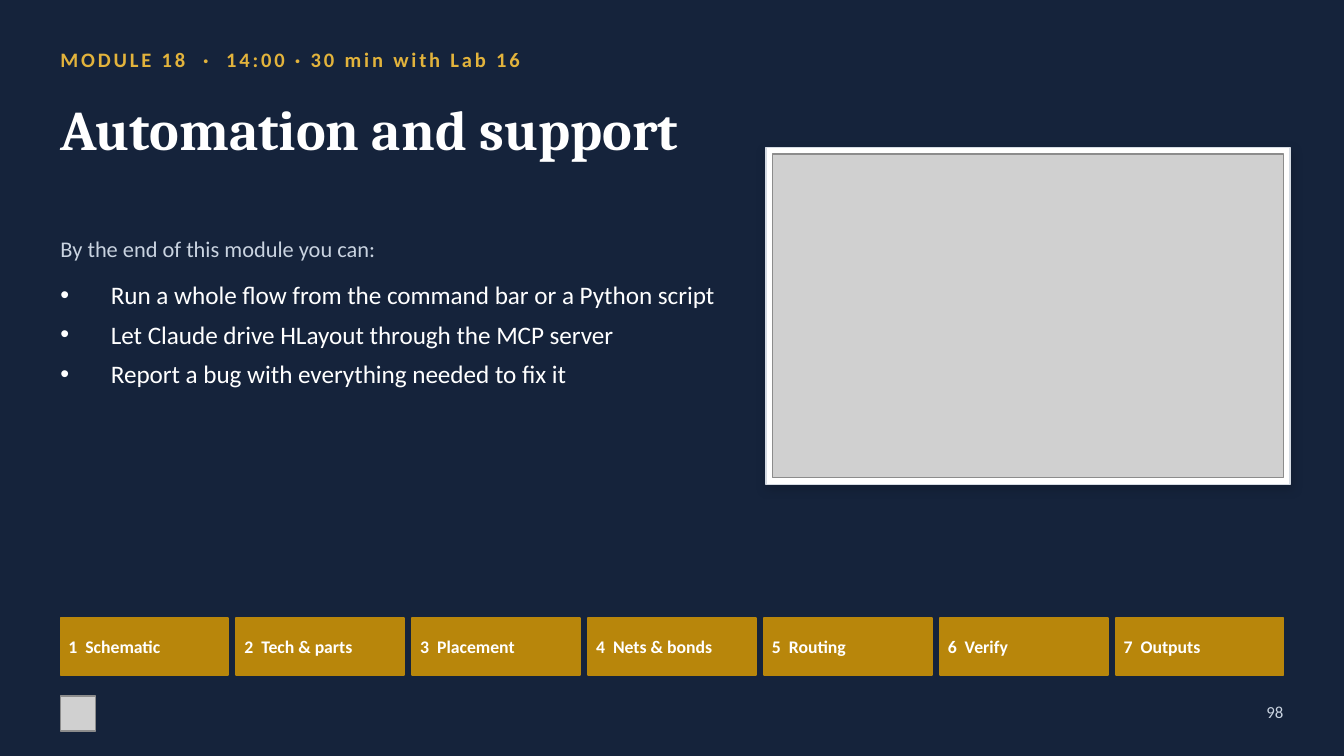
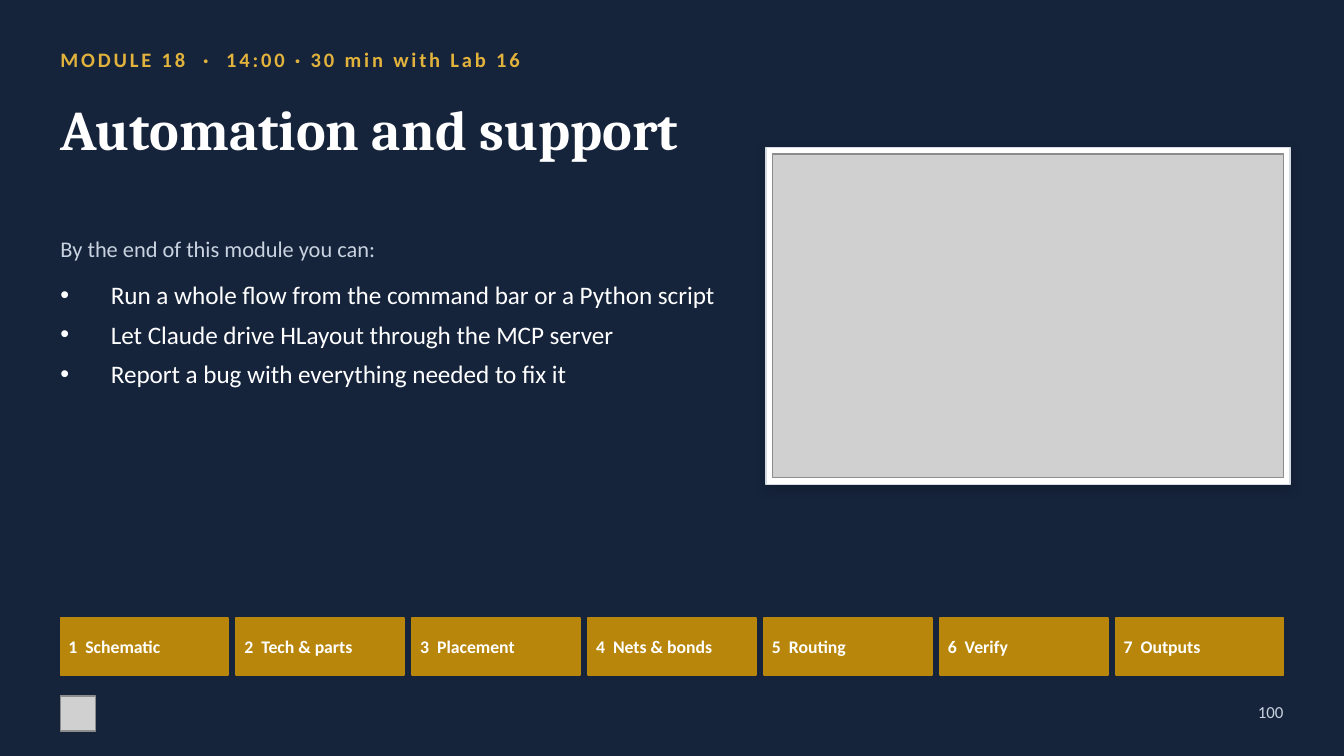
Before and after one commit to alvinmb/Hlayout, a slide deck: slide 100 of training/HLayout_Training_ALU8.pptx (slide 98 before the commit). Drawn at 1344x756 pixels with LibreOffice and Linux fonts; fonts in the diff are those of the drawing; grey boxes stand for pictures. Boxes give left, top, right and bottom in pixels: in the first picture for what was removed or moved away, otherwise in the second. Text is boxed around its words. In the diff, an @@ line names an element or a change of style, - is before the commit and + after.

```diff
--- a/training/HLayout_Training_ALU8.pptx
+++ b/training/HLayout_Training_ALU8.pptx
@@ text at bbox=[1258, 707, 1284, 718]: text changed @@
-98
+100
```
Also in this commit, not shown: 63 other slides changed, 2 slides added, 14 other files.
